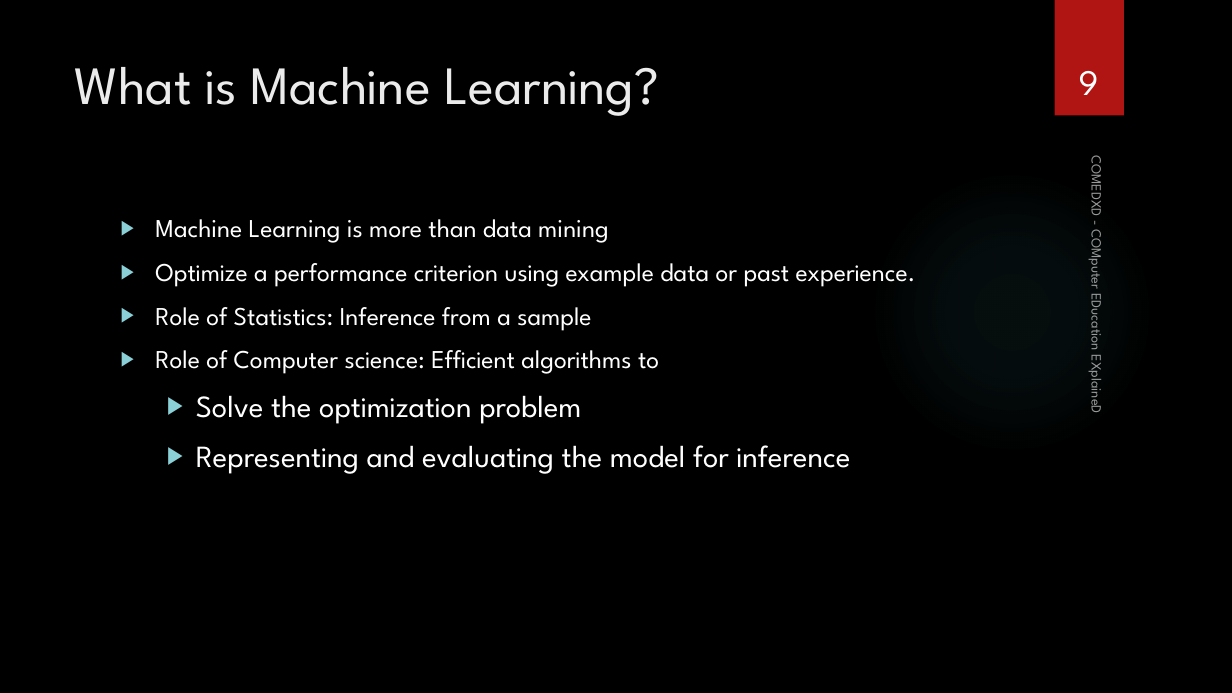
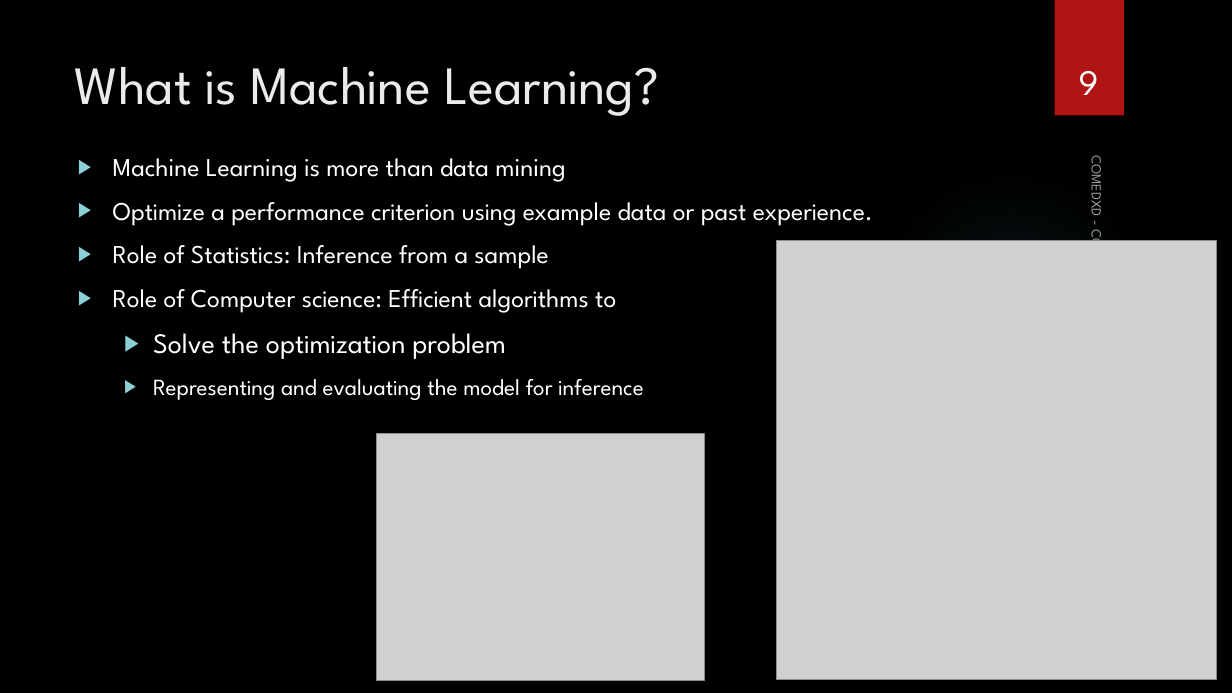
Before and after one commit to sajjo79/Machine-Learning, a slide deck: slide 9 of Slides/Ch1-Introduction.pptx. Drawn at 1232x693 pixels with LibreOffice and Linux fonts; fonts in the diff are those of the drawing; grey boxes stand for pictures; background and template pictures are left out. Boxes give left, top, right and bottom in pixels: in the first picture for what was removed or moved away, otherwise in the second. Text is boxed around its words. In the diff, an @@ line names an element or a change of style, - is before the commit and + after.

```diff
--- a/Slides/Ch1-Introduction.pptx
+++ b/Slides/Ch1-Introduction.pptx
@@ text "Machine Learning is more than ...": place and size @@
-text "Machine Learning is more than ..." at [155,219,916,474]
+text "Machine Learning is more than ..." at [113,158,873,400]
@@ picture added at [776,241,1217,680] @@
@@ text at [153,333,643,400]: size 24 to 22 pt in "Solve the optimization problem"; size 24 to 18 pt in "Representing and evaluating the model for inference" @@
@@ picture added at [377,433,704,680] @@
```
Also in this commit, not shown: 2 other slides changed.
